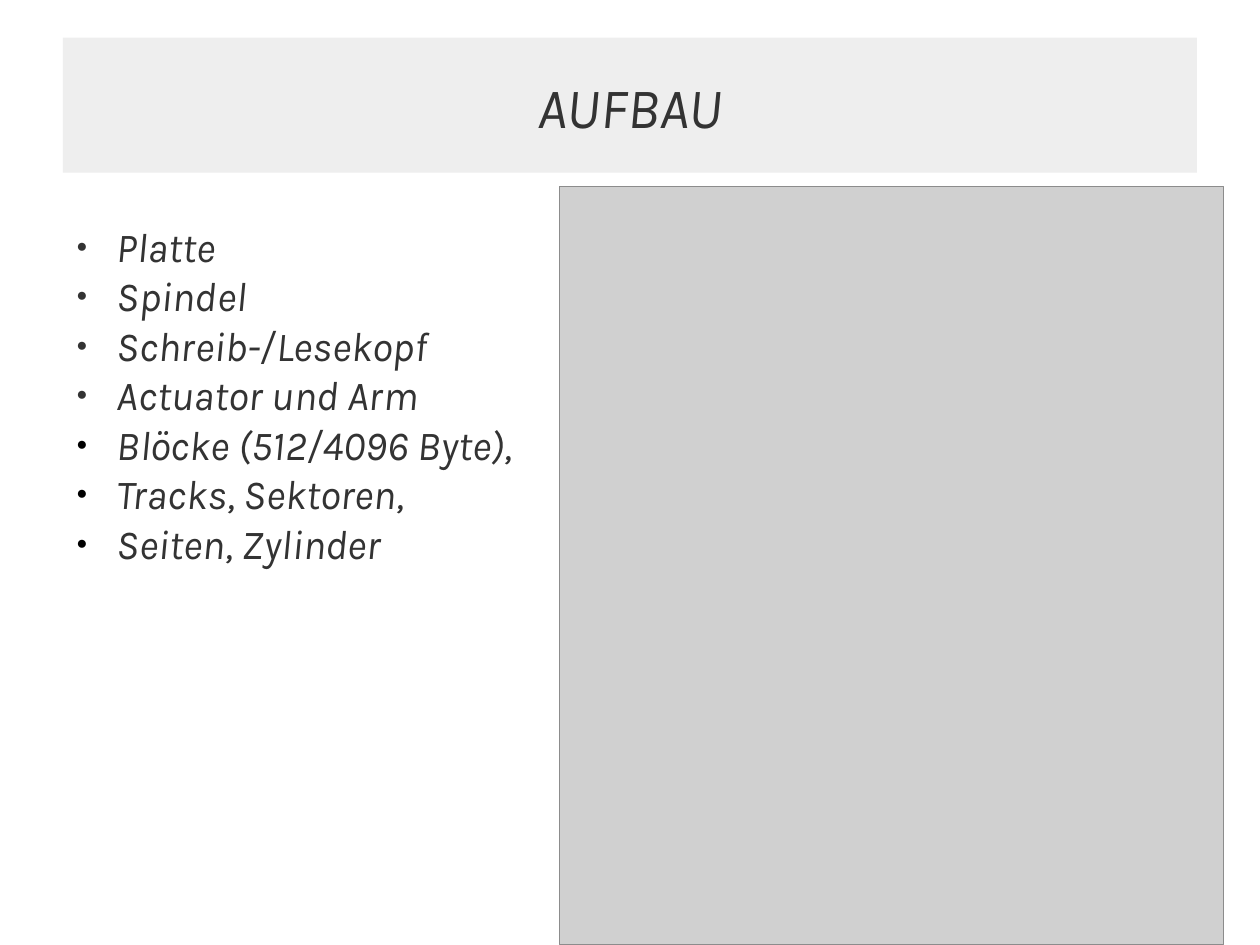
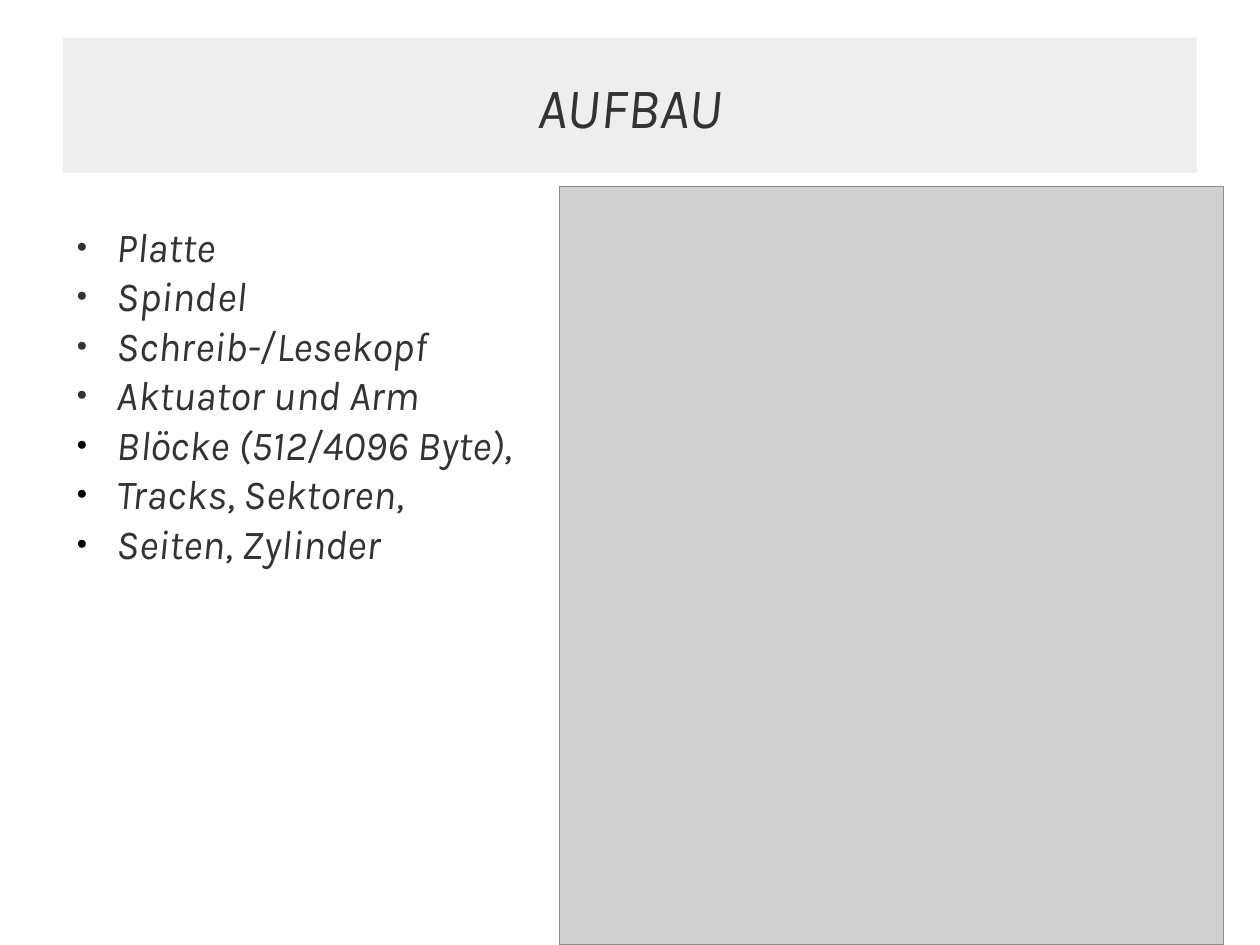
Before and after one commit to JMFootBallPlyr/Hard-drive-system-, a slide deck: slide 6 of WRK/presents/01 - types of drives/types of drives.odp. Drawn at 1260x945 pixels with LibreOffice and Linux fonts; fonts in the diff are those of the drawing; grey boxes stand for pictures. Boxes give left, top, right and bottom in pixels: in the first picture for what was removed or moved away, otherwise in the second. Text is boxed around its words. In the diff, an @@ line names an element or a change of style, - is before the commit and + after.

```diff
--- a/WRK/presents/01 - types of drives/types of drives.odp
+++ b/WRK/presents/01 - types of drives/types of drives.odp
@@ text at (117, 382, 419, 411): text changed @@
-● Actuator und Arm
+● Aktuator und Arm
```
Also in this commit, not shown: 4 other slides changed, 2 slides added, 4 slides removed, 3 other files.
